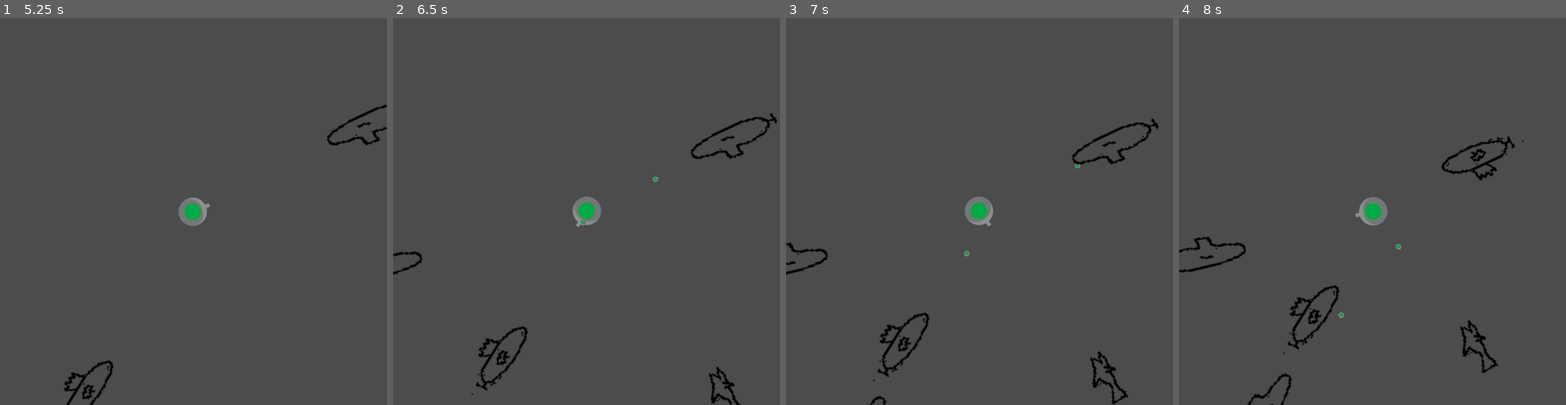
Above: before the commit, frames 1-4 (left to right).
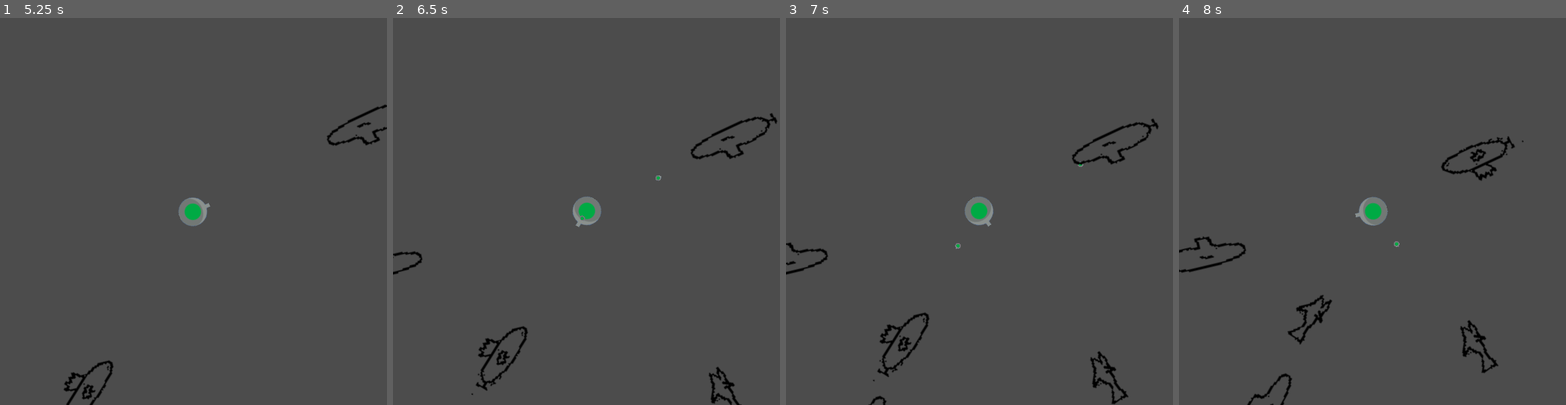
Above: after the commit, the same moments.

Repository: the-g-force/FamJam-March2021
Game: Godot game, scene res://src/Screens/SplashScreen.tscn
The game is run twice, just before and just after one commit, with the same random seed, the same clock (stepped at 60 frames per second) and the same inputs.
Inputs (mouse positions are in pixels of both pictures, inside the frame that each line leads up to):
- Up to frame 1 (5.25 s): tap Enter at 0.5, 2.75 s; move the mouse to (278, 192) at 0.52 s; click (278, 192) at 0.67 s; click "Play Now!" at 1.25 s; tap Space at 2 s; move the mouse to (116, 230) at 2.02 s; click (116, 230) at 2.17 s; move the mouse to (232, 126) at 2.77 s; click (232, 126) at 2.92 s; move the mouse to (174, 288) at 3.52 s; click (174, 288) at 3.67 s; move the mouse to (309, 269) at 4.27 s; click (309, 269) at 4.42 s; move the mouse to (379, 126) at 5.02 s; click (379, 126) at 5.17 s
- Up to frame 2 (6.5 s): move the mouse to (482, 377) at 5.77 s; click (482, 377) at 5.92 s
- Up to frame 3 (7 s): move the mouse to (1114, 393) at 6.52 s; click (1114, 393) at 6.67 s
- Up to frame 4 (8 s): move the mouse to (1179, 257) at 7.27 s; click (1179, 257) at 7.42 s

Frame 1 is identical in both runs. In frame 2, less than 0.1% of the frame differs, in the area x 48-70%, y 40-54%; in frame 3, less than 0.1%; in frame 4, 0.7%, in the area x 26-58%, y 57-87%.

Commit message:
Start shooting only when facing target

Diff:
--- a/project/src/Turret.gd
+++ b/project/src/Turret.gd
@@ -5,8 +5,13 @@
 # In radians per second
 export var rotation_speed := 0.1
 
+# How close can we be, in radians, to target rotation, before we start shooting
+export var epsilon := 0.01
+
 # The node to track toward
-var target : Node2D
+var target : Node2D setget _set_target
+
+onready var _shot_timer := $ShotTimer
 
 
 func _physics_process(_delta):
@@ -19,6 +24,9 @@
 		rotate(max(full_amount, -rotation_speed))
 	else:
 		rotate(min(full_amount, rotation_speed))
+
+	if _shot_timer.time_left == 0 and abs(rotation - target_rotation) < epsilon:
+			_fire()
 
 
 
@@ -36,13 +44,24 @@
 	return fmod(2 * difference, max_angle) - difference
 
 
-func _on_ShotTimer_timeout():
-	if target != null:
-		var projectile := _Projectile.instance()
-		projectile.position = position
-		projectile.rotation = rotation
-		get_parent().add_child(projectile)
+func _fire():
+	var projectile := _Projectile.instance()
+	projectile.position = position
+	projectile.rotation = rotation
+	get_parent().add_child(projectile)
+	_shot_timer.start()
 
 
 func damage():
 	print("I WAS HURT")
+
+
+func _set_target(value:Node2D)->void:
+	target = value
+	if not value.is_connected("tree_exiting", self, "_on_target_tree_exiting"):
+		var _ignored := target.connect("tree_exiting", self, "_on_target_tree_exiting", [target], CONNECT_ONESHOT)
+
+
+func _on_target_tree_exiting(exiting_target):
+	if target == exiting_target:
+		target = null
--- a/project/src/Turret.tscn
+++ b/project/src/Turret.tscn
@@ -16,8 +16,7 @@
 offset = Vector2( 2, 0 )
 
 [node name="ShotTimer" type="Timer" parent="."]
-autostart = true
+one_shot = true
 
 [node name="CollisionShape2D" type="CollisionShape2D" parent="."]
 shape = SubResource( 1 )
-[connection signal="timeout" from="ShotTimer" to="." method="_on_ShotTimer_timeout"]
